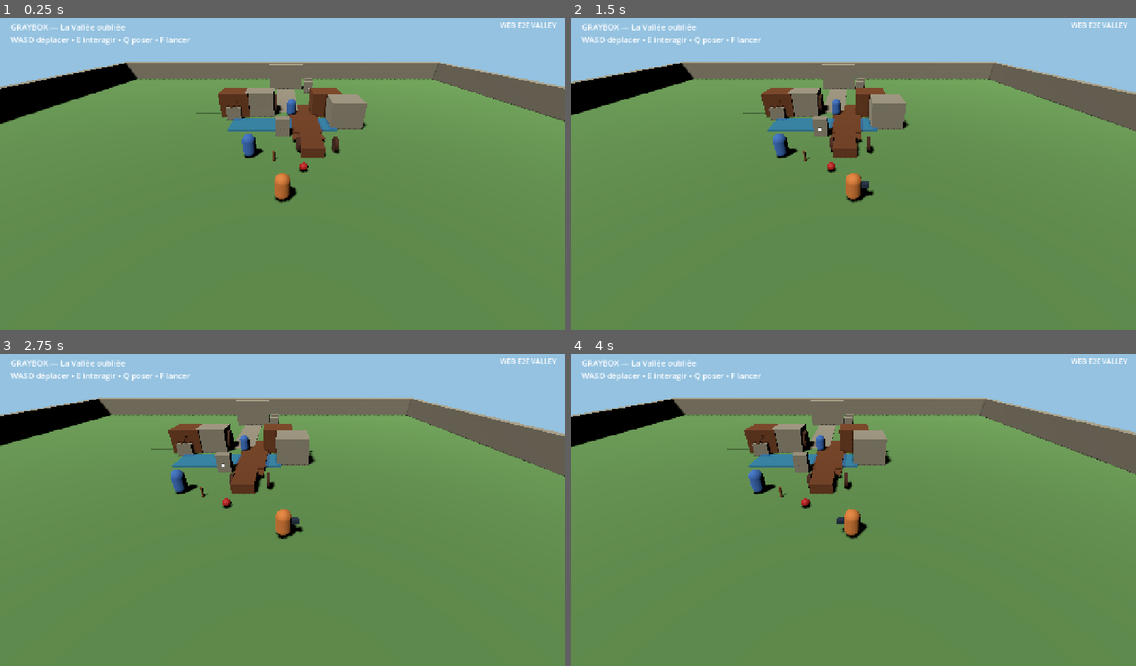
Above: before the commit, frames 1-4 (two rows, left to right).
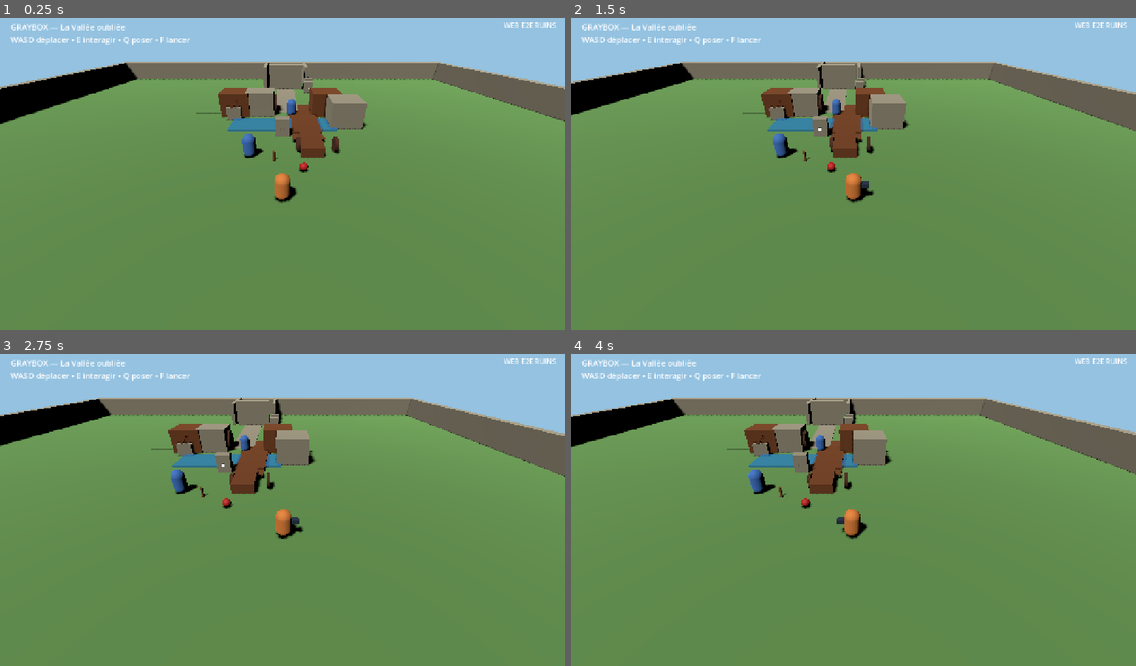
Above: after the commit, the same moments.

Repository: u2987920406-rgb/Grimoire
Game: Godot game, scene res://adventures/forgotten_valley/scenes/bootstrap.tscn
Same seed, same stepped clock (60 frames per second), same inputs: the game is played once before the commit and once after it.
Inputs (mouse positions are in pixels of both pictures, inside the frame that each line leads up to):
- Up to frame 1 (0.25 s): no input
- Up to frame 2 (1.5 s): tap Enter at 0.5 s; move the mouse to (977, 155) at 0.52 s; hold D (move_right) 0.53-1.25 s; hold Q (drop_object) 0.53-1.25 s; click (977, 155) at 0.67 s; drag from (740, 186) to (825, 233) at 1.27 s
- Up to frame 3 (2.75 s): tap Space at 2 s; move the mouse to (339, 438) at 2.02 s; hold D (move_right) from 2.03 s (still down); hold F (throw_object) from 2.03 s (still down)
- Up to frame 4 (4 s): release D (move_right) at 2.75 s; release F (throw_object) at 2.75 s; drag from (825, 569) to (684, 460) at 2.77 s; tap Enter at 3.5 s; move the mouse to (1023, 553) at 3.52 s; hold A (move_left) from 3.53 s (still down); hold E (interact) from 3.53 s (still down)

The runs differ from the first frame. In frame 1, 0.2% of the frame differs, in the area x 46-99%, y 1-23%; in frame 2, 0.2%; in frame 3, 0.2%, in the area x 41-99%, y 1-23%; in frame 4, 0.2%.

Commit message:
feat(ruins): build playable hydraulic final chamber

Diff:
--- a/adventures/forgotten_valley/scenes/bootstrap.tscn
+++ b/adventures/forgotten_valley/scenes/bootstrap.tscn
@@ -20,6 +20,8 @@
 [ext_resource type="Script" path="res://adventures/forgotten_valley/scripts/field.gd" id="18_field"]
 [ext_resource type="Script" path="res://adventures/forgotten_valley/scripts/ruins_mechanism.gd" id="19_ruins"]
 [ext_resource type="Script" path="res://adventures/forgotten_valley/scripts/mountain_heart.gd" id="20_heart"]
+[ext_resource type="Script" path="res://adventures/forgotten_valley/scripts/ruin_flow_control.gd" id="21_ruinflow"]
+[ext_resource type="Script" path="res://adventures/forgotten_valley/scripts/ruin_inscription.gd" id="22_inscription"]
 
 [sub_resource type="CapsuleMesh" id="CapsuleMesh_player"]
 radius = 0.42
@@ -201,6 +203,24 @@
 
 [sub_resource type="BoxShape3D" id="BoxShape_heart"]
 size = Vector3(2.0, 2.0, 2.0)
+
+[sub_resource type="BoxMesh" id="BoxMesh_ruin_wall"]
+size = Vector3(0.5, 3.2, 8.0)
+
+[sub_resource type="BoxShape3D" id="BoxShape_ruin_wall"]
+size = Vector3(0.5, 3.2, 8.0)
+
+[sub_resource type="BoxMesh" id="BoxMesh_flow_strip"]
+size = Vector3(1.8, 0.08, 4.0)
+
+[sub_resource type="BoxMesh" id="BoxMesh_ruin_console"]
+size = Vector3(2.0, 1.2, 1.0)
+
+[sub_resource type="BoxShape3D" id="BoxShape_ruin_console"]
+size = Vector3(2.0, 1.2, 1.0)
+
+[sub_resource type="BoxMesh" id="BoxMesh_ruin_handle"]
+size = Vector3(0.18, 1.5, 0.18)
 
 [sub_resource type="BoxMesh" id="BoxMesh_boundary_ns"]
 size = Vector3(60, 3.0, 1.0)
@@ -631,8 +651,71 @@
 outline_size = 8
 billboard = 1
 
+[node name="RuinWallLeft" type="StaticBody3D" parent="."]
+position = Vector3(-2.75, 1.6, -25.2)
+
+[node name="Mesh" type="MeshInstance3D" parent="RuinWallLeft"]
+mesh = SubResource("BoxMesh_ruin_wall")
+material_override = SubResource("Material_stone")
+
+[node name="Collision" type="CollisionShape3D" parent="RuinWallLeft"]
+shape = SubResource("BoxShape_ruin_wall")
+
+[node name="RuinWallRight" type="StaticBody3D" parent="."]
+position = Vector3(3.75, 1.6, -25.2)
+
+[node name="Mesh" type="MeshInstance3D" parent="RuinWallRight"]
+mesh = SubResource("BoxMesh_ruin_wall")
+material_override = SubResource("Material_stone")
+
+[node name="Collision" type="CollisionShape3D" parent="RuinWallRight"]
+shape = SubResource("BoxShape_ruin_wall")
+
+[node name="RuinInscription" type="StaticBody3D" parent="."]
+position = Vector3(-1.9, 1.0, -23.2)
+script = ExtResource("22_inscription")
+title = "Mur gravé"
+detail = "Deux lignes partent d'un même cercle. L'une mène vers un symbole de roue, l'autre vers des rangées de plantes. Plus loin, les deux lignes reviennent ensemble vers un même cœur."
+
+[node name="Mesh" type="MeshInstance3D" parent="RuinInscription"]
+mesh = SubResource("BoxMesh_stone")
+scale = Vector3(0.8, 0.8, 0.35)
+material_override = SubResource("Material_stone")
+
+[node name="Collision" type="CollisionShape3D" parent="RuinInscription"]
+shape = SubResource("BoxShape_stone")
+
+[node name="RuinFlowControl" type="StaticBody3D" parent="."]
+position = Vector3(0.5, 0.8, -24.8)
+script = ExtResource("21_ruinflow")
+state_path = NodePath("../AdventureState")
+
+[node name="Mesh" type="MeshInstance3D" parent="RuinFlowControl"]
+mesh = SubResource("BoxMesh_ruin_console")
+material_override = SubResource("Material_stone")
+
+[node name="Collision" type="CollisionShape3D" parent="RuinFlowControl"]
+shape = SubResource("BoxShape_ruin_console")
+
+[node name="Handle" type="MeshInstance3D" parent="RuinFlowControl"]
+position = Vector3(0, 1.1, 0)
+mesh = SubResource("BoxMesh_ruin_handle")
+material_override = SubResource("Material_cart")
+
+[node name="LeftFlow" type="MeshInstance3D" parent="RuinFlowControl"]
+position = Vector3(-1.2, -0.52, -2.3)
+rotation_degrees = Vector3(0, 8, 0)
+mesh = SubResource("BoxMesh_flow_strip")
+material_override = SubResource("Material_water")
+
+[node name="RightFlow" type="MeshInstance3D" parent="RuinFlowControl"]
+position = Vector3(1.2, -0.52, -2.3)
+rotation_degrees = Vector3(0, -8, 0)
+mesh = SubResource("BoxMesh_flow_strip")
+material_override = SubResource("Material_water")
+
 [node name="MountainHeart" type="StaticBody3D" parent="."]
-position = Vector3(0.5, 1.2, -24.0)
+position = Vector3(0.5, 1.2, -28.0)
 script = ExtResource("20_heart")
 state_path = NodePath("../AdventureState")
 
@@ -757,7 +840,7 @@
 offset_top = 18.0
 offset_right = 1260.0
 offset_bottom = 54.0
-text = "WEB E2E VALLEY"
+text = "WEB E2E RUINS"
 horizontal_alignment = 2
 theme_override_font_sizes/font_size = 16
 
